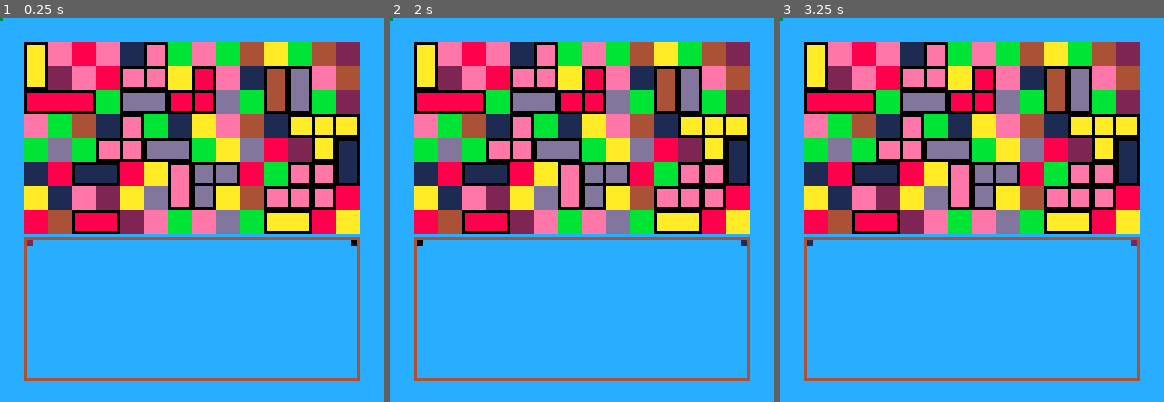
Above: before the commit, frames 1-3 (left to right).
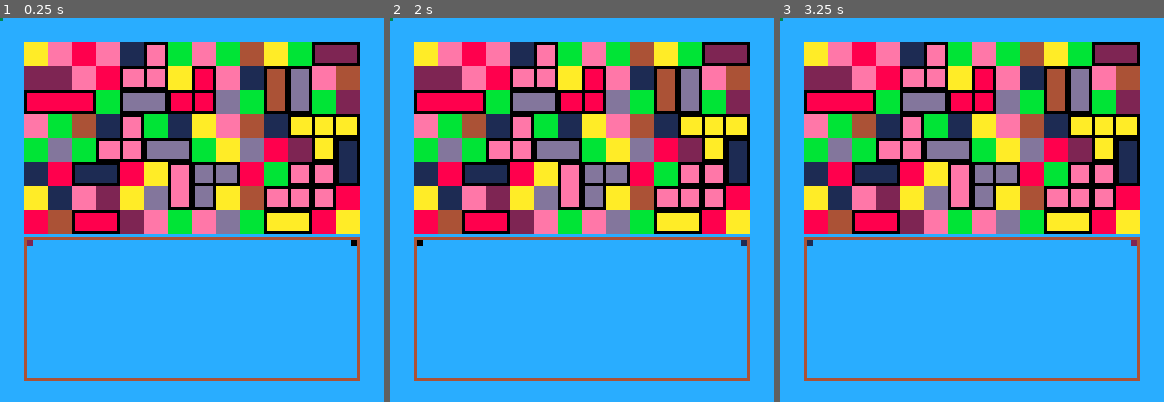
Above: after the commit, the same moments.

Repository: PxPerfectMike/match4
Game: PICO-8 cartridge match4.p8
Same seed, same stepped clock (60 frames per second), same inputs: the game is played once before the commit and once after it.
Inputs:
- Up to frame 1 (0.25 s): no input
- Up to frame 2 (2 s): no input
- Up to frame 3 (3.25 s): no input

The runs differ from the first frame. In frame 1, 1.0% of the frame differs, in the area x 6-94%, y 6-19%; in frame 2, 1.0%; in frame 3, 1.0%.

Commit message:
fix wrap arround grid issue (note: fix wrap arround cut off issue)

Diff:
--- a/match4.p8
+++ b/match4.p8
@@ -89,6 +89,9 @@
     for i = 0, sz.x_len * sz.y_len do
         grid[i] = flr(rnd(tile_types)) + 1
     end
+    grid[sz.x_len - 2] = 1
+    grid[sz.x_len - 1] = 1
+    grid[sz.x_len] = 1
 end
 
 --[[
@@ -132,7 +135,7 @@
                     possible_solution = { i, i + 1 }
                     j = 2
                     -- check the following tiles, if it's the same color, add to the table
-                    while grid[i] == grid[i + j] do
+                    while grid[i] == grid[i + j] and (i + j) % sz.x_len != 0 do
                         add(possible_solution, i + j)
                         j += 1
                     end
